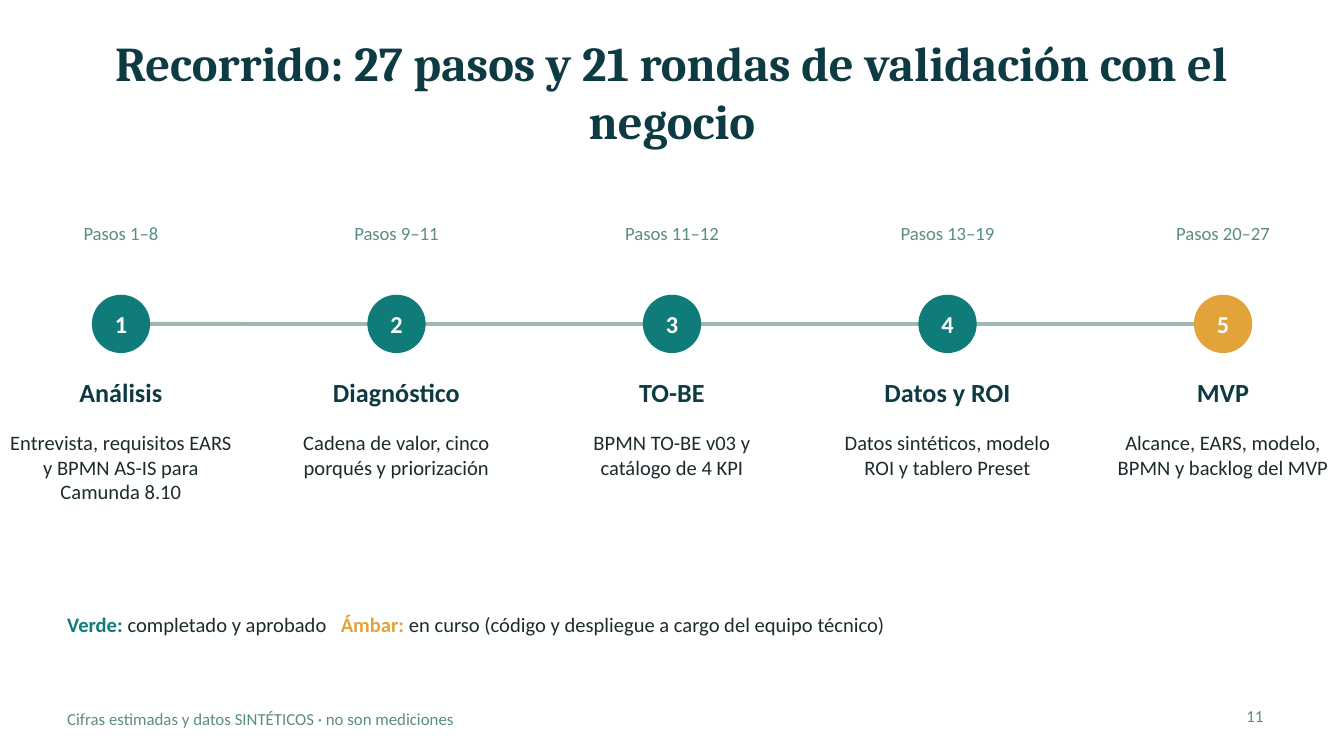
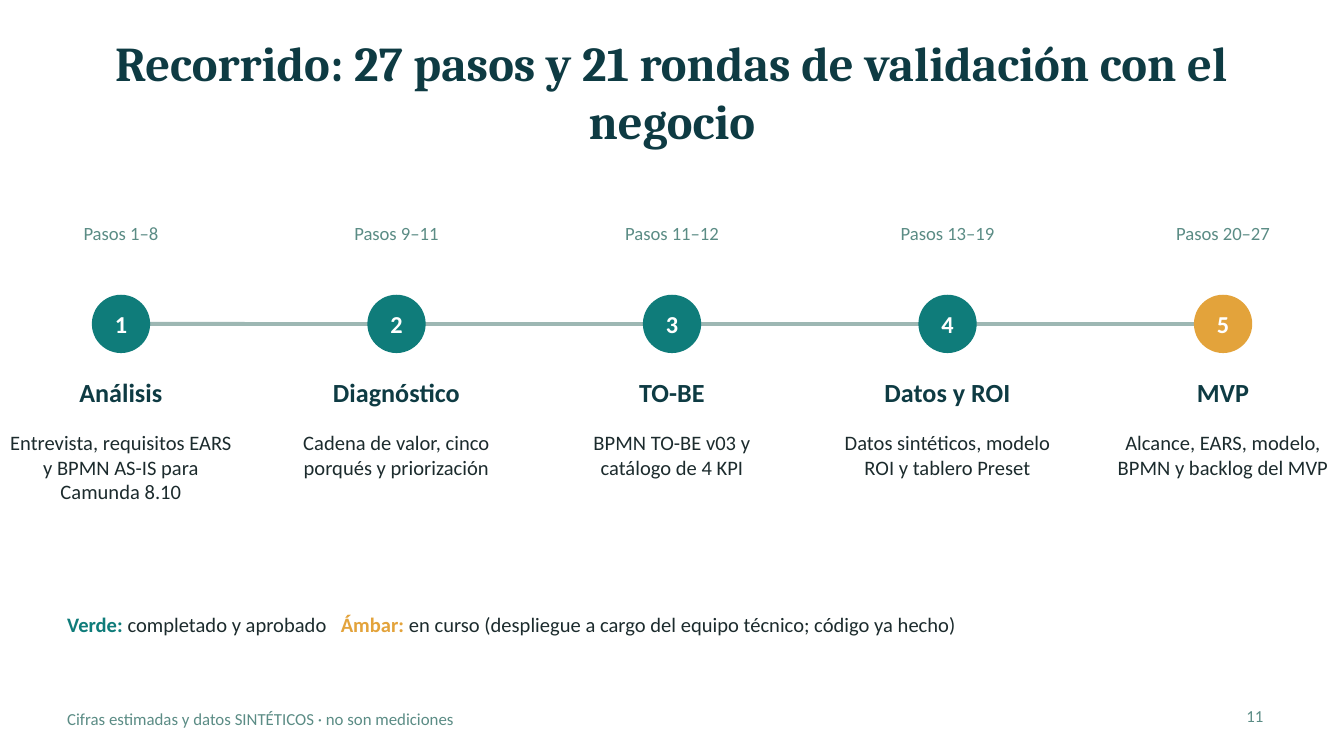
Before and after one commit to anaochoar92-lang/Flujo-de-credito, a slide deck: slide 11 of trabajos/mi-proceso/Automatización PPT.pptx. Drawn at 1344x756 pixels with LibreOffice and Linux fonts; fonts in the diff are those of the drawing. Boxes give left, top, right and bottom in pixels: in the first picture for what was removed or moved away, otherwise in the second. Text is boxed around its words. In the diff, an @@ line names an element or a change of style, - is before the commit and + after.

```diff
--- a/trabajos/mi-proceso/Automatización PPT.pptx
+++ b/trabajos/mi-proceso/Automatización PPT.pptx
@@ text at (x1=67, y1=614, x2=956, y2=636): text changed @@
-Verde: completado y aprobado Ámbar: en curso (código y despliegue a cargo del equipo técnico)
+Verde: completado y aprobado Ámbar: en curso (despliegue a cargo del equipo técnico; código ya hecho)
```
Also in this commit, not shown: 1 other slide changed, 1 other file.
